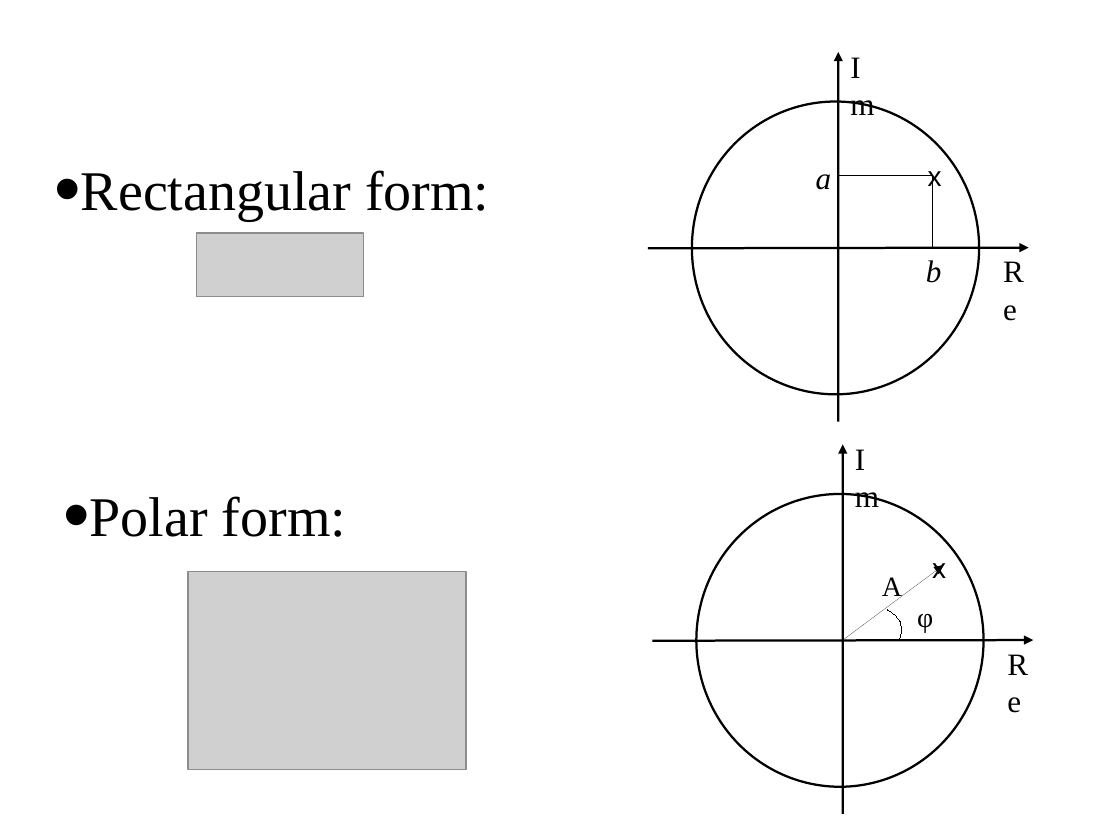
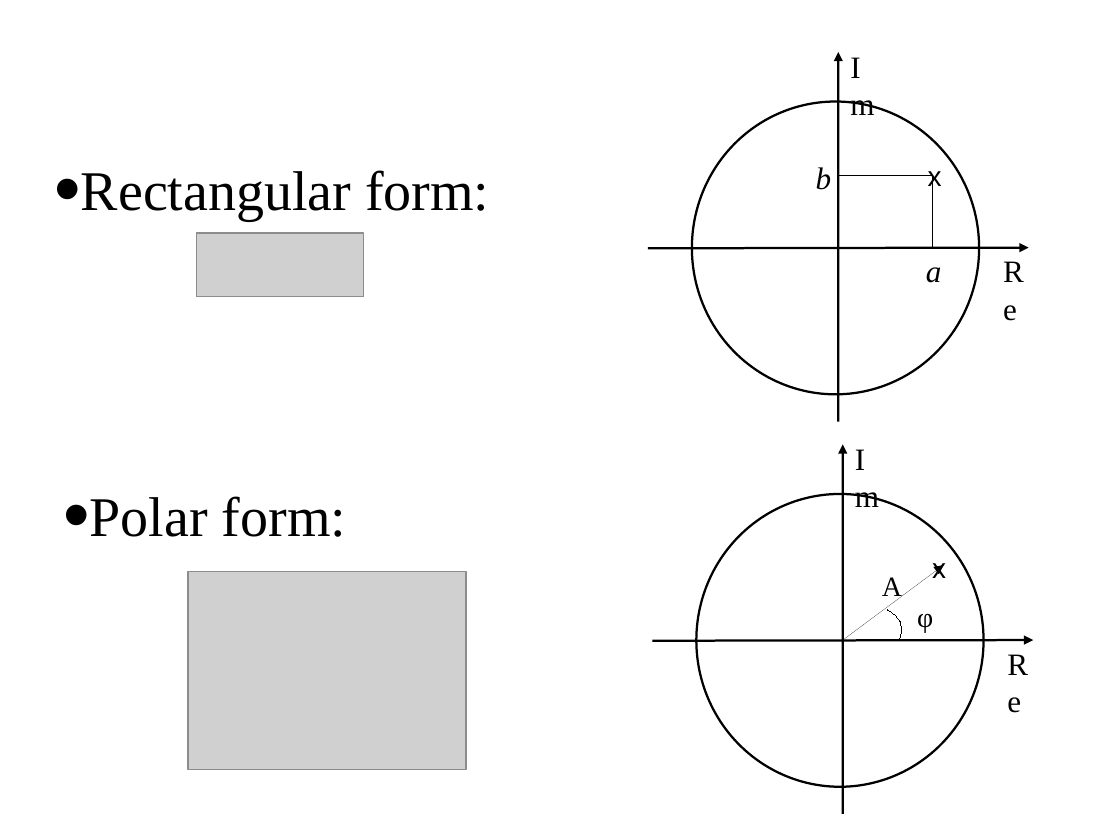
Before and after one commit to hoinx/sms-tools, a slide deck: slide 6 of lectures/1-Introduction/Basic-mathematics.odp. Drawn at 1120x840 pixels with LibreOffice and Linux fonts; fonts in the diff are those of the drawing; grey boxes stand for pictures. Boxes give left, top, right and bottom in pixels: in the first picture for what was removed or moved away, otherwise in the second. Text is boxed around its words. In the diff, an @@ line names an element or a change of style, - is before the commit and + after.

```diff
--- a/lectures/1-Introduction/Basic-mathematics.odp
+++ b/lectures/1-Introduction/Basic-mathematics.odp
@@ text at [816, 167, 832, 190]: text changed @@
-a
+b
@@ text at [926, 267, 942, 283]: text changed @@
-b
+a
```
Also in this commit, not shown: 14 other files.
